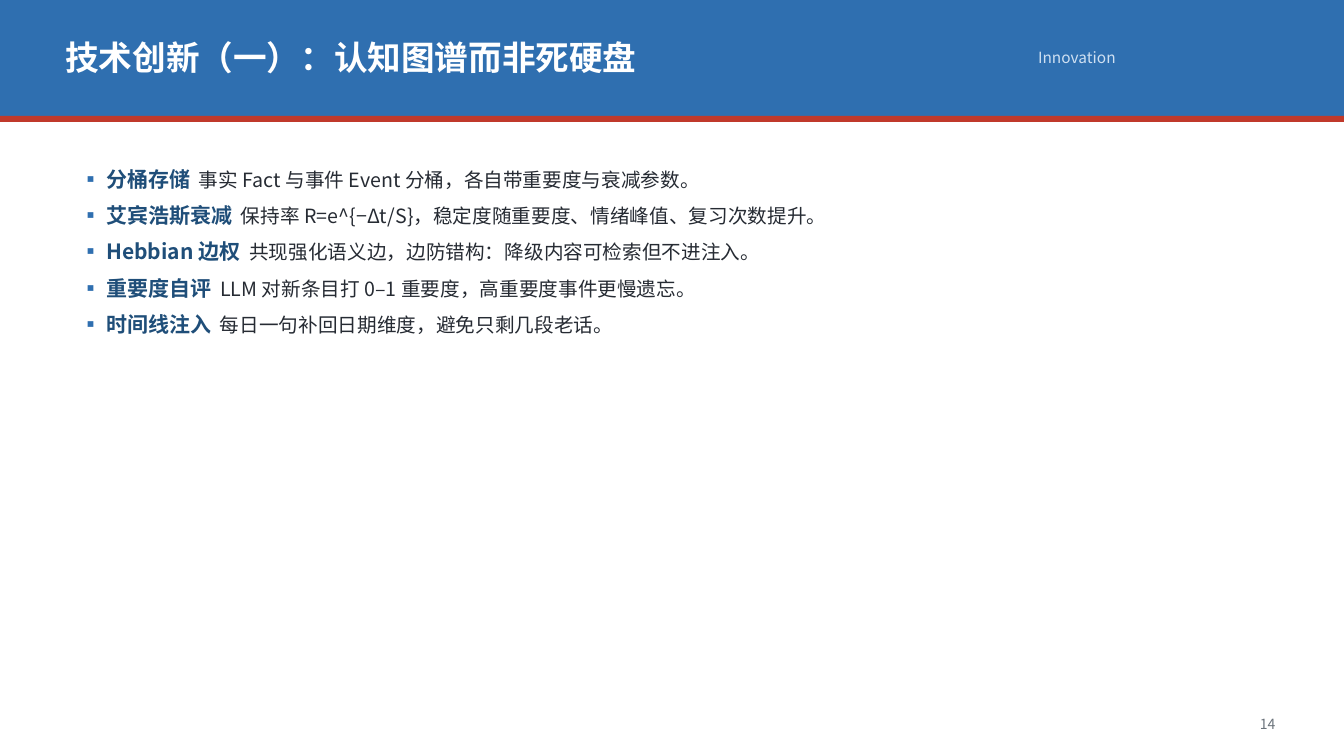
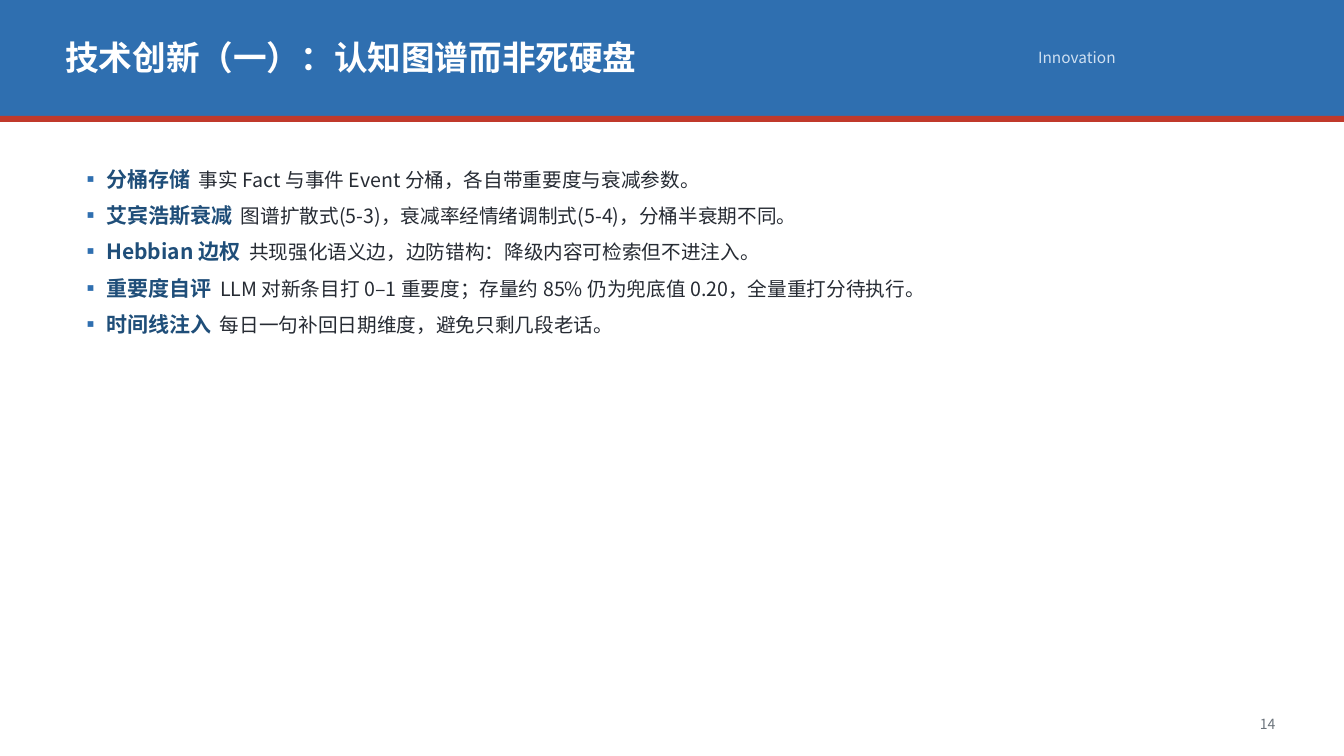
Before and after one commit to Zjx20252082383/astrbot-deepseek-template, a slide deck: slide 16 of core/识海_深度项目调研汇报.pptx. Drawn at 1344x756 pixels with LibreOffice and Linux fonts; fonts in the diff are those of the drawing. Boxes give left, top, right and bottom in pixels: in the first picture for what was removed or moved away, otherwise in the second. Text is boxed around its words. In the diff, an @@ line names an element or a change of style, - is before the commit and + after.

```diff
--- a/core/识海_深度项目调研汇报.pptx
+++ b/core/识海_深度项目调研汇报.pptx
@@ text at [106, 205, 796, 227]: text changed @@
-▪ 艾宾浩斯衰减 保持率 R=e^{−Δt/S}，稳定度随重要度、情绪峰值、复习次数提升。
+▪ 艾宾浩斯衰减 图谱扩散式(5-3)，衰减率经情绪调制式(5-4)，分桶半衰期不同。
@@ text at [106, 278, 925, 299]: text changed @@
-▪ 重要度自评 LLM 对新条目打 0–1 重要度，高重要度事件更慢遗忘。
+▪ 重要度自评 LLM 对新条目打 0–1 重要度；存量约 85% 仍为兜底值 0.20，全量重打分待执行。
```
Also in this commit, not shown: 14 other slides changed, 5 slides added, 6 slides removed, 2 other files.
